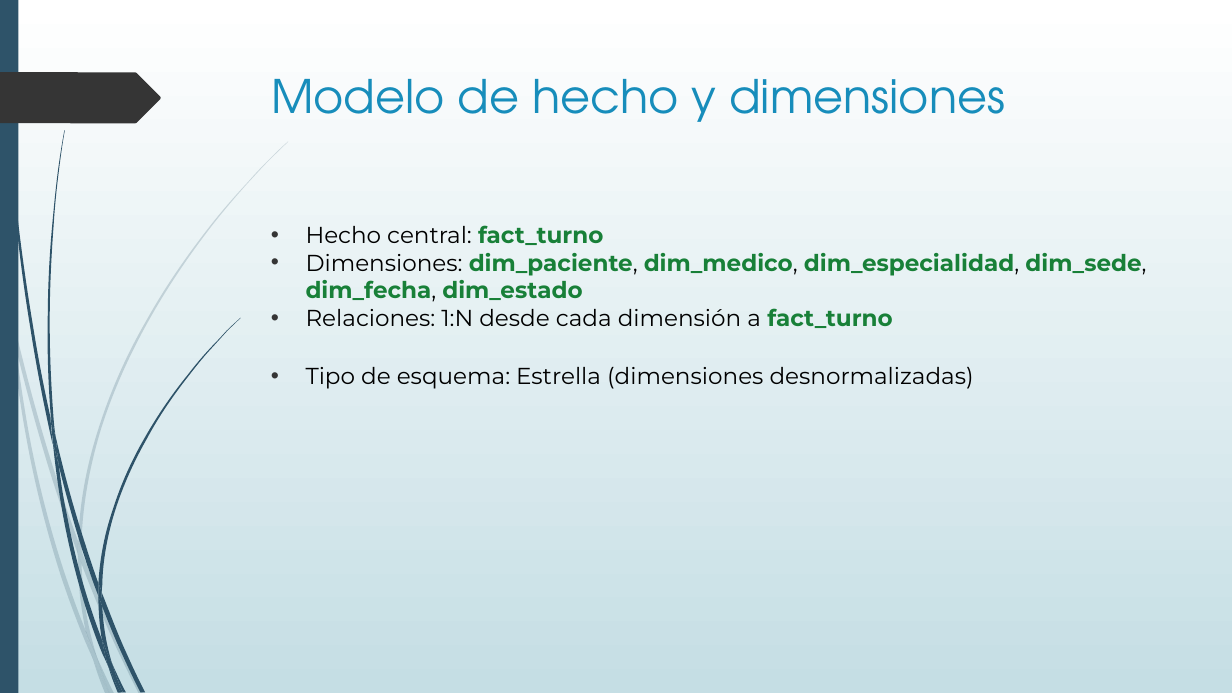
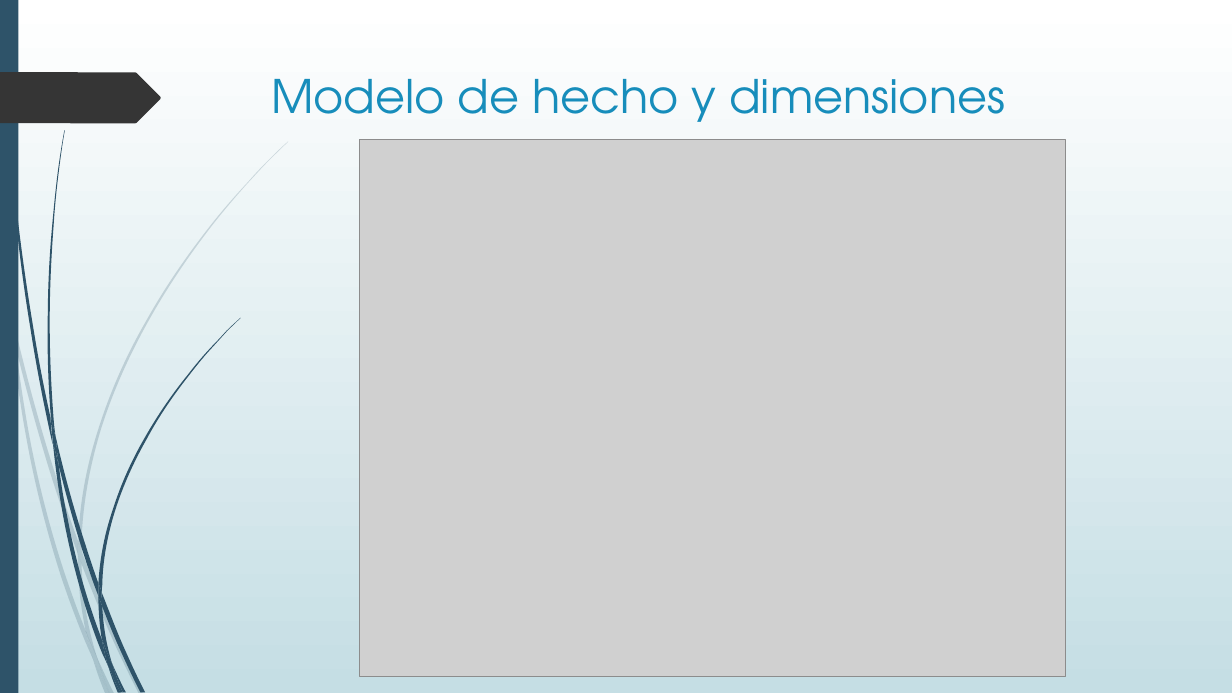
Before and after one commit to Coders-UTN/integrador-bd-clinica-medica, a slide deck: slide 4 of Clínica Medica.pptx. Drawn at 1232x693 pixels with LibreOffice and Linux fonts; fonts in the diff are those of the drawing; grey boxes stand for pictures. Boxes give left, top, right and bottom in pixels: in the first picture for what was removed or moved away, otherwise in the second. Text is boxed around its words. In the diff, an @@ line names an element or a change of style, - is before the commit and + after.

```diff
--- a/Clínica Medica.pptx
+++ b/Clínica Medica.pptx
@@ picture added at box(360, 140, 1066, 677) @@
@@ text removed at box(306, 225, 1146, 389) @@
-• Hecho central: fact_turno
-• Dimensiones: dim_paciente, dim_medico, dim_especialidad, dim_sede, dim_fecha, dim_estado
-• Relaciones: 1:N desde cada dimensión a fact_turno
-• Tipo de esquema: Estrella (dimensiones desnormalizadas)
```
Also in this commit, not shown: 1 other slide changed.
